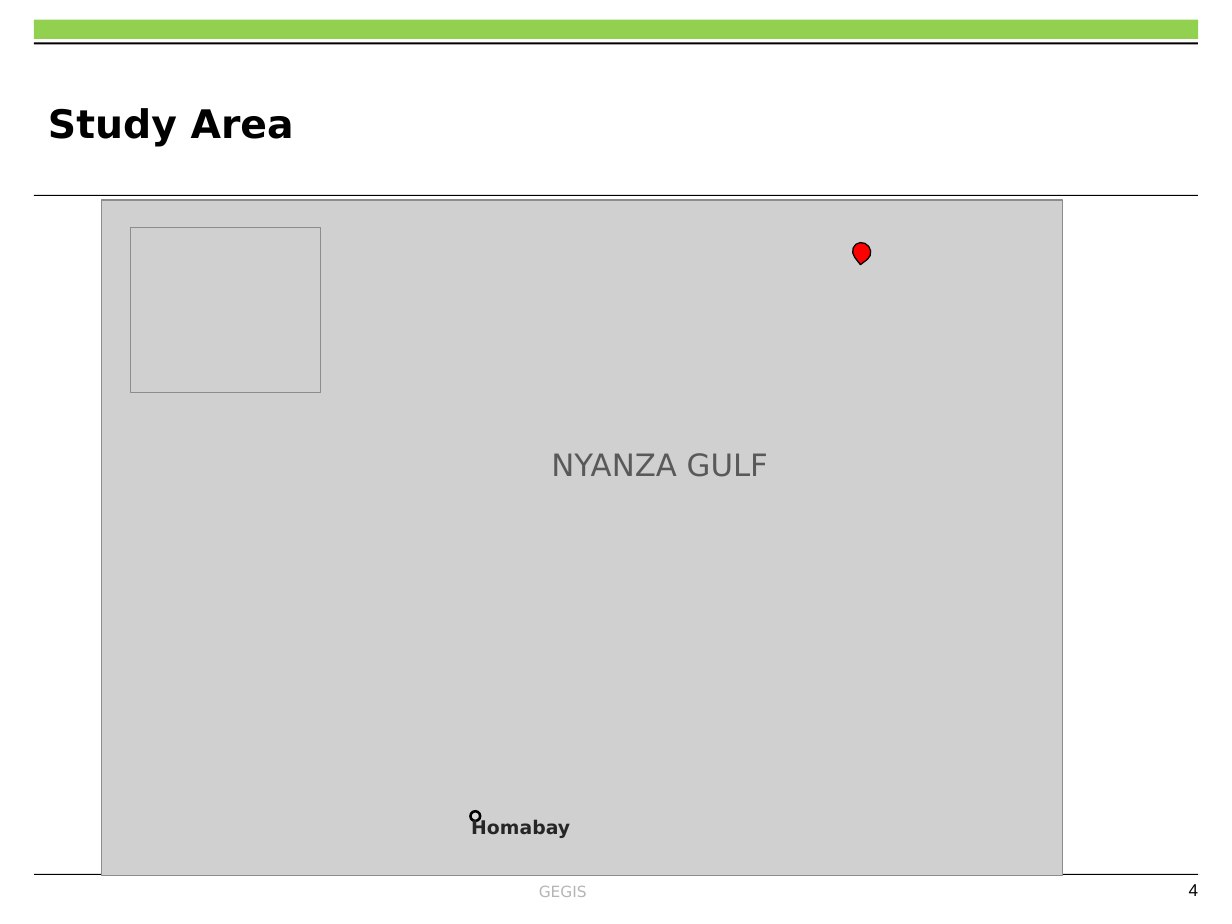
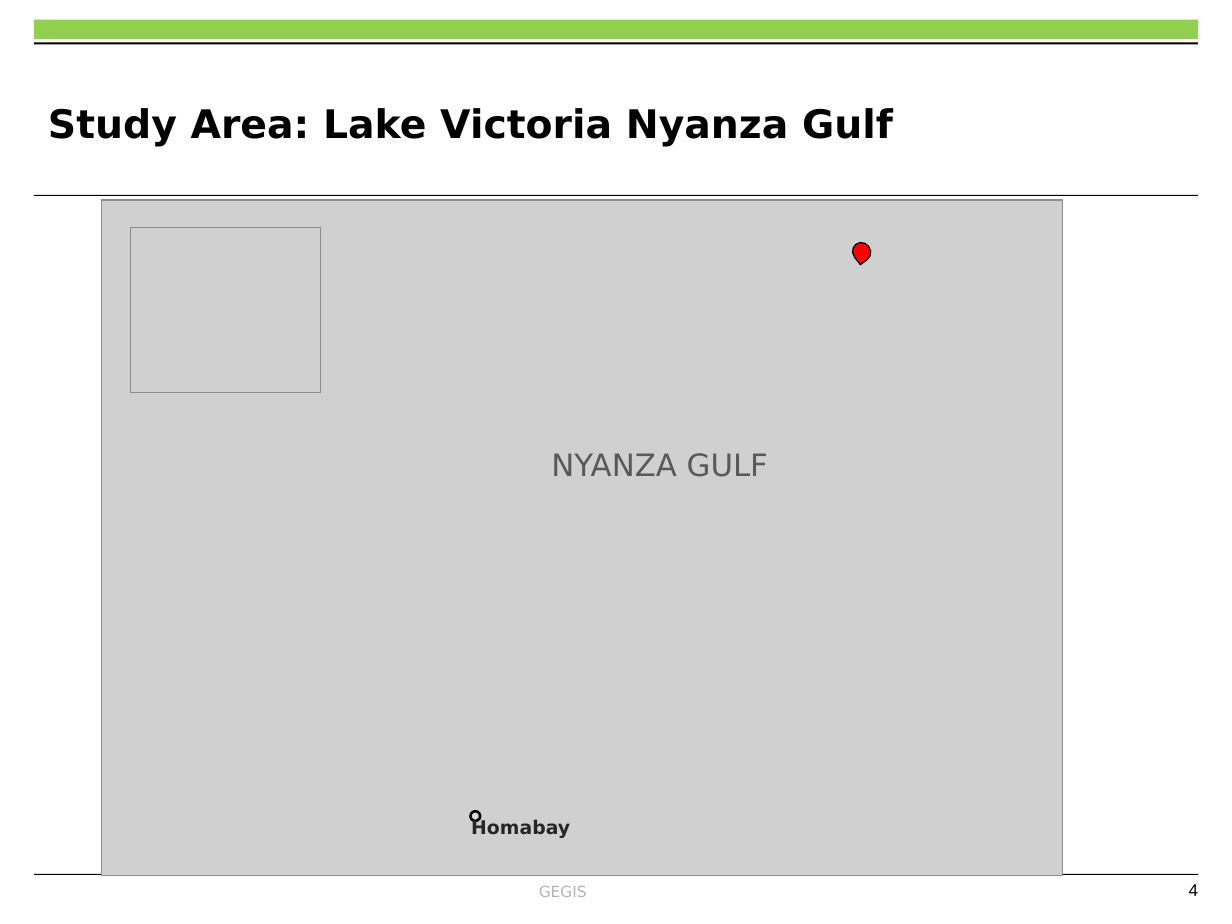
Before and after one commit to OkomoJacob/FinalYearProject, a slide deck: slide 4 of Dr. E Nduati, Superviser/Submissions/ENC222-0149_2017_OKOMO_JACOB_1234_Progress_2.pptx. Drawn at 1232x924 pixels with LibreOffice and Linux fonts; fonts in the diff are those of the drawing; grey boxes stand for pictures; background and template pictures are left out. Boxes give left, top, right and bottom in pixels: in the first picture for what was removed or moved away, otherwise in the second. Text is boxed around its words. In the diff, an @@ line names an element or a change of style, - is before the commit and + after.

```diff
--- a/Dr. E Nduati, Superviser/Submissions/ENC222-0149_2017_OKOMO_JACOB_1234_Progress_2.pptx
+++ b/Dr. E Nduati, Superviser/Submissions/ENC222-0149_2017_OKOMO_JACOB_1234_Progress_2.pptx
@@ title at [48, 108, 893, 147]: text changed @@
-Study Area
+Study Area: Lake Victoria Nyanza Gulf
```
Also in this commit, not shown: 11 other slides changed, 2 slides added, 5 other files.
